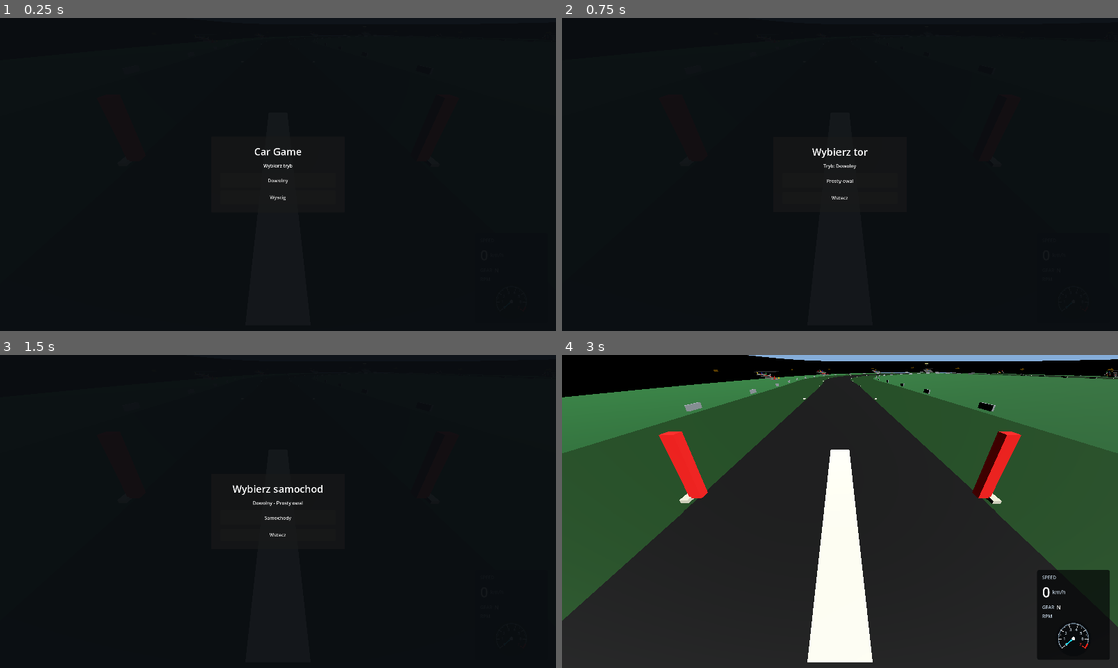
Above: before the commit, frames 1-4 (two rows, left to right).
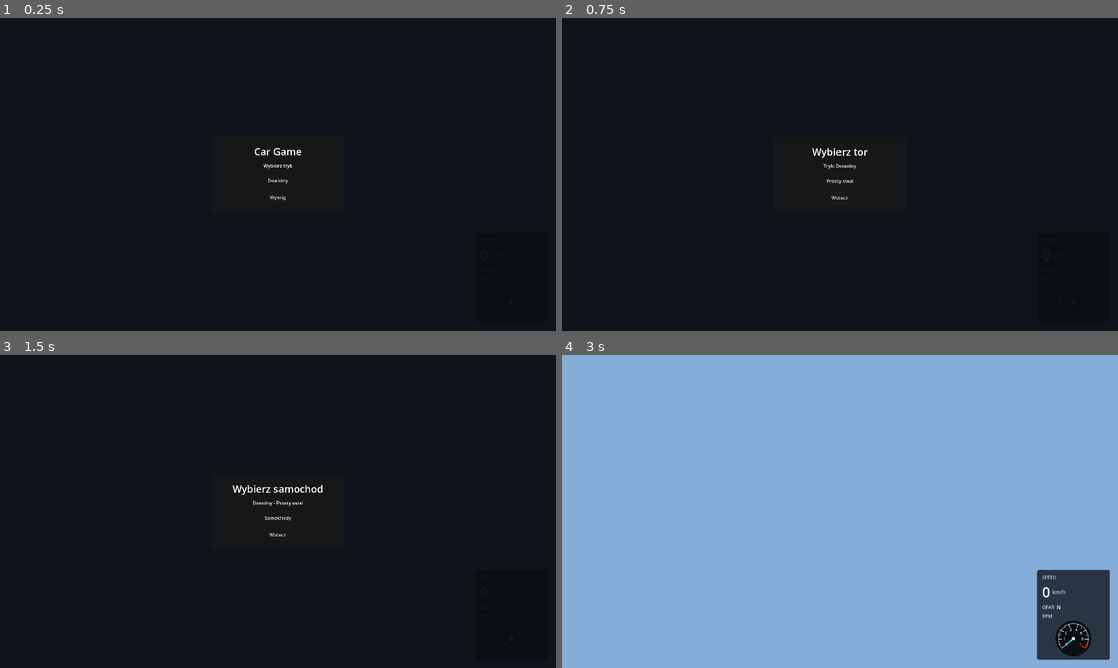
Above: after the commit, the same moments.

Repository: Dziuras98/car-game
Game: Godot game, scene res://scenes/startup.tscn
The game is run twice, just before and just after one commit, with the same random seed, the same clock (stepped at 60 frames per second) and the same inputs.
Inputs:
- Up to frame 1 (0.25 s): no input
- Up to frame 2 (0.75 s): click "Dowolny" at 0.5 s
- Up to frame 3 (1.5 s): click "Prosty owal" at 1.25 s
- Up to frame 4 (3 s): click "Samochody" at 2 s; click "370Z automat" at 2.75 s

The runs differ from the first frame. In frame 4, 98% of the frame differs, in the area x 0-100%, y 0-100%.

Commit message:
Replace hardcoded track instance with runtime track container

Diff:
--- a/scenes/main.tscn
+++ b/scenes/main.tscn
@@ -1,6 +1,5 @@
-[gd_scene load_steps=9 format=3 uid="uid://dlu8ihf75elrs"]
+[gd_scene load_steps=8 format=3 uid="uid://dlu8ihf75elrs"]
 
-[ext_resource type="PackedScene" path="res://scenes/tracks/simple_oval.tscn" id="1_track"]
 [ext_resource type="Script" path="res://scripts/camera/follow_camera.gd" id="3_camera"]
 [ext_resource type="PackedScene" path="res://scenes/ui/speedometer.tscn" id="4_speedometer"]
 [ext_resource type="Script" path="res://scripts/game/game_manager.gd" id="5_game_manager"]
@@ -21,12 +20,12 @@
 speedometer_path = NodePath("Speedometer")
 minimap_path = NodePath("Minimap")
 menu_path = NodePath("MainMenu")
-track_path = NodePath("ProstyOwal")
+track_container_path = NodePath("TrackContainer")
 
 [node name="StartupReadyMarker" type="Node" parent="."]
 script = ExtResource("9_startup_marker")
 
-[node name="ProstyOwal" parent="." instance=ExtResource("1_track")]
+[node name="TrackContainer" type="Node3D" parent="."]
 
 [node name="CarSpawn" type="Node3D" parent="."]
 transform = Transform3D(1, 0, 0, 0, 1, 0, 0, 0, 1, 0, 1, 0)
@@ -49,6 +48,6 @@
 
 [node name="Minimap" parent="." instance=ExtResource("8_minimap")]
 target_path = NodePath("../PlayerCar")
-track_path = NodePath("../ProstyOwal")
+track_path = NodePath("../TrackContainer/ActiveTrack")
 
 [node name="MainMenu" parent="." instance=ExtResource("7_menu")]
